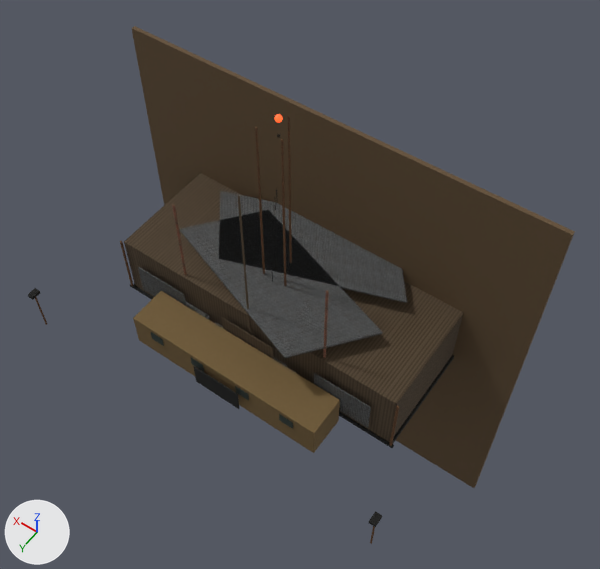
A saved change to the glTF model public/assets/models/wasteland/town/services-2.glb.
Rendered twice from a 50 mm camera at (-20.5, 26.9, 48.0) aimed at (-0.1, -1.8, 3.0). Every picture has the same lights, and +X, +Y and +Z are marked at lower left. The picture after the commit comes second. Where no turn or scale is listed for an object, it has been applied to the vertices.

The older version as bpy lines, for what is in view:
```python
ob_helipad_structure = bpy.data.objects.new('helipad:structure', me_cube_090)
ob_helipad_structure.location = (-14.0, 0.0, 0.56)
ob_radio_mast_structure = bpy.data.objects.new('radio-mast:structure', me_cube_067)
ob_radio_mast_structure.location = (-1.7, 1.7, 0.55)
ob_school_structure = bpy.data.objects.new('school:structure', me_cube_049)
ob_school_structure.location = (-5.29, 11.96, 2.3)
```
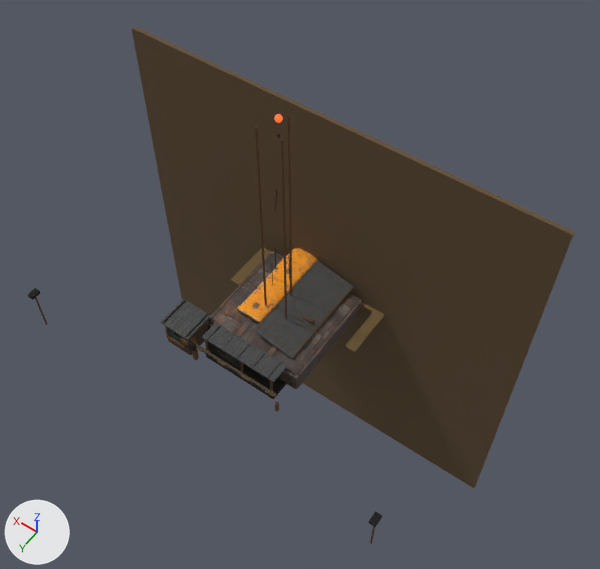
Location of each change, (x1, y1, x2, y2) in pixels of the pictures (600 x 569 px):
'school:structure', deleted: before (120, 173, 463, 453)
    faces in mat_town___weathered_plank (picture img_town_tile___weathered_plank): (124, 173, 463, 442)
    faces in mat_town___galvanised_tin (picture img_town_tile___galvanised_tin): (138, 191, 407, 427)
    faces in mat_town___faded_hand_paint (picture img_town_tile___faded_hand_paint): (133, 291, 340, 453)
    faces in mat_town___iron_dark (picture img_town_tile___iron_dark): (130, 283, 454, 448)
    faces in mat_town___salvaged_brick (picture img_town_tile___salvaged_brick): (172, 204, 329, 358)
'school:lean-to-tin-roof', added: after (254, 261, 354, 359)
'school:body', added (orange): after (236, 248, 318, 324)
    faces in mat_photo___school_bus_top (picture img_school_bus_top): (238, 248, 317, 322)
'school:lean-to-outer-beam', added: after (293, 288, 352, 356)
'school:chalkboard-face', added: after (208, 342, 241, 369)
'school:lean-to-wall-ledger', added: after (256, 263, 316, 327)
'toll-bank:porch-canopy', unchanged, uncovered by the edit: before (215, 322, 287, 367); after (202, 322, 287, 382)

The change, as a list of edits to the scene's bpy script:
```text
Remove ob_school_structure:
    ob_school_structure = bpy.data.objects.new('school:structure', me_cube_049)
Add ob_school_lean_to_wall_ledger:
    ob_school_lean_to_wall_ledger = bpy.data.objects.new('school:lean-to-wall-ledger', me_cube_038)  # 24 vertices, 44 faces; spans x 1.26..1.42, y -4.05..2.65, z -0.08..0.08; in mat_town___weathered_plank (picture img_town_tile___weathered_plank)
    ob_school_lean_to_wall_ledger.location = (-1.1, 0.0, 2.78)
Add ob_school_lean_to_tin_roof:
    ob_school_lean_to_tin_roof = bpy.data.objects.new('school:lean-to-tin-roof', me_cube_039)  # 24 vertices, 44 faces; spans x -0.25..2.93, y -4.38..2.97, z -0.38..0.38; in mat_town___galvanised_tin (picture img_town_tile___galvanised_tin)
    ob_school_lean_to_tin_roof.location = (-2.61, 0.0, 2.46)
Add ob_school_lean_to_outer_beam:
    ob_school_lean_to_outer_beam = bpy.data.objects.new('school:lean-to-outer-beam', me_cube_037)  # 24 vertices, 44 faces; spans x 1.25..1.43, y -4.05..2.65, z -0.09..0.09; in mat_town___weathered_plank (picture img_town_tile___weathered_plank)
    ob_school_lean_to_outer_beam.location = (-4.12, 0.0, 2.15)
Add ob_school_chalkboard_face:
    ob_school_chalkboard_face = bpy.data.objects.new('school:chalkboard-face', me_cube_050)  # 24 vertices, 44 faces; spans x -0.04..2.73, y -0.72..-0.68, z -0.55..0.55; in mat_town___iron_dark (picture img_town_tile___iron_dark)
    ob_school_chalkboard_face.location = (0.0, 5.66, 1.49)
Add ob_school_body:
    ob_school_body = bpy.data.objects.new('school:body', me_school_body_002)  # 3252 vertices, 6500 faces; spans x 0.06..2.59, y -4.99..3.59, z 0.03..2.94; in mat_photo___school_bus_side (picture img_school_bus_side), mat_photo___school_bus_front (picture img_school_bus_front), mat_photo___school_bus_rear (picture img_school_bus_rear), mat_photo___school_bus_top (picture img_school_bus_top), mat_wheel_arch (black #242322)
    ob_school_body.location = (0.0, 0.0, 0.0)
```
